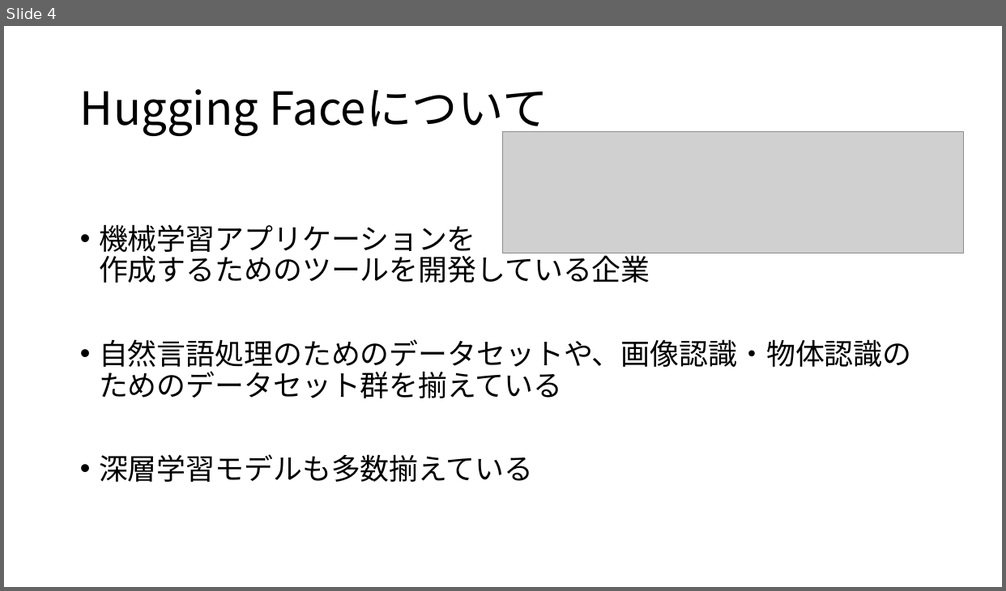
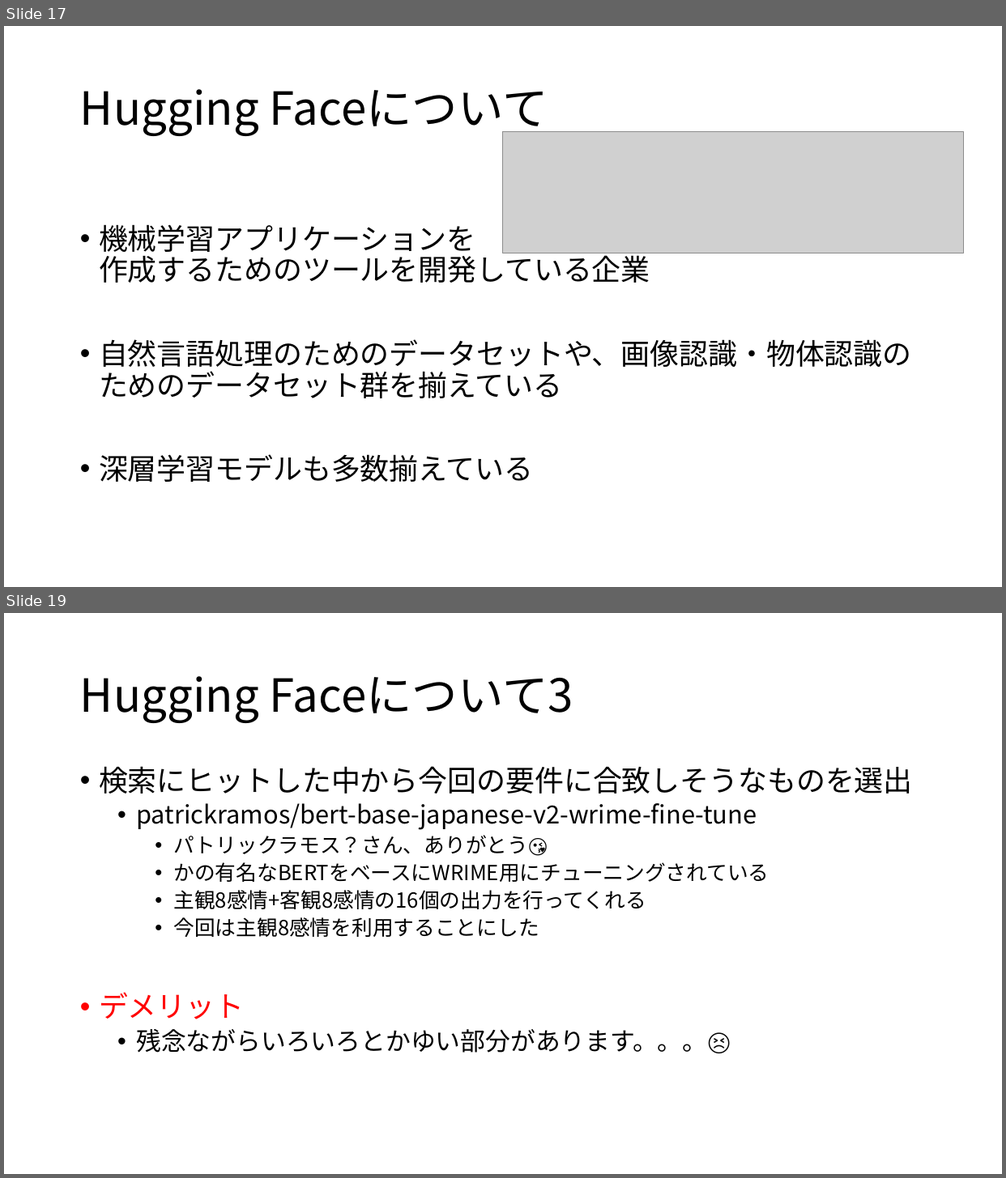
Before and after one commit to leggings8942/my_topic_model, a slide deck: 説明用資料.pptx. Shown one above the other, each under a label of ours: slide 4 before the commit, slides 17 and 19 after it; the slides between them are not shown. The pictures are 1006x591 and 1006x1178 pixels, drawn with LibreOffice and Linux fonts; fonts in the diff are those of the drawing; grey boxes stand for pictures. Boxes give left, top, right and bottom in pixels: in the first picture for what was removed or moved away, otherwise in the second. Text is boxed around its words. In the diff, an @@ line names an element or a change of style, - is before the commit and + after.

Commit message:
パワポ共有のためのコミット

```diff
--- a/説明用資料.pptx
+++ b/説明用資料.pptx
@@ slide 19 added at [4, 613, 1002, 1174], background #FFFFFF @@
@@ title added at [80, 676, 573, 723], 44 pt, text #000000 @@
+Hugging Faceについて3
@@ text added at [99, 766, 913, 1054], 20 pt, text #000000 @@
+• 検索にヒットした中から今回の要件に合致しそうなものを選出
+  • patrickramos/bert-base-japanese-v2-wrime-fine-tune
+    • パトリックラモス？さん、ありがとう😘
+    • かの有名なBERTをベースにWRIME用にチューニングされている
+    • 主観8感情+客観8感情の16個の出力を行ってくれる
+    • 今回は主観8感情を利用することにした
+• デメリット
+  • 残念ながらいろいろとかゆい部分があります。。。😣
@@ what was slide 4 is now slide 17 @@
```
Also in this commit, not shown: 3 slides changed, 18 other slides added.
